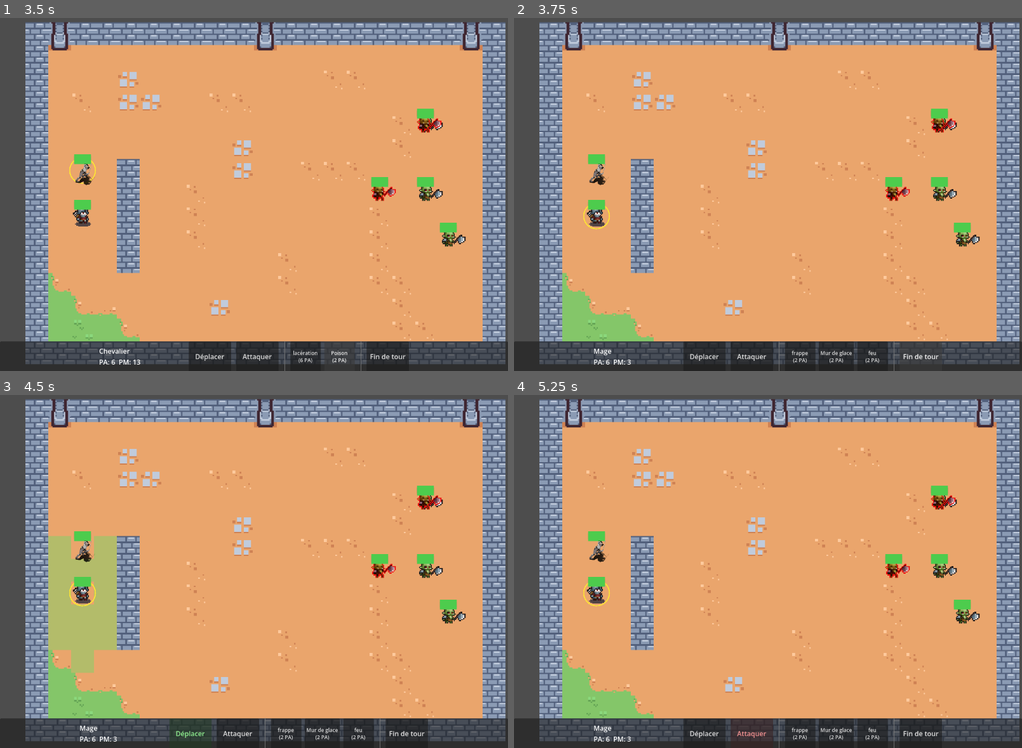
Above: before the commit, frames 1-4 (two rows, left to right).
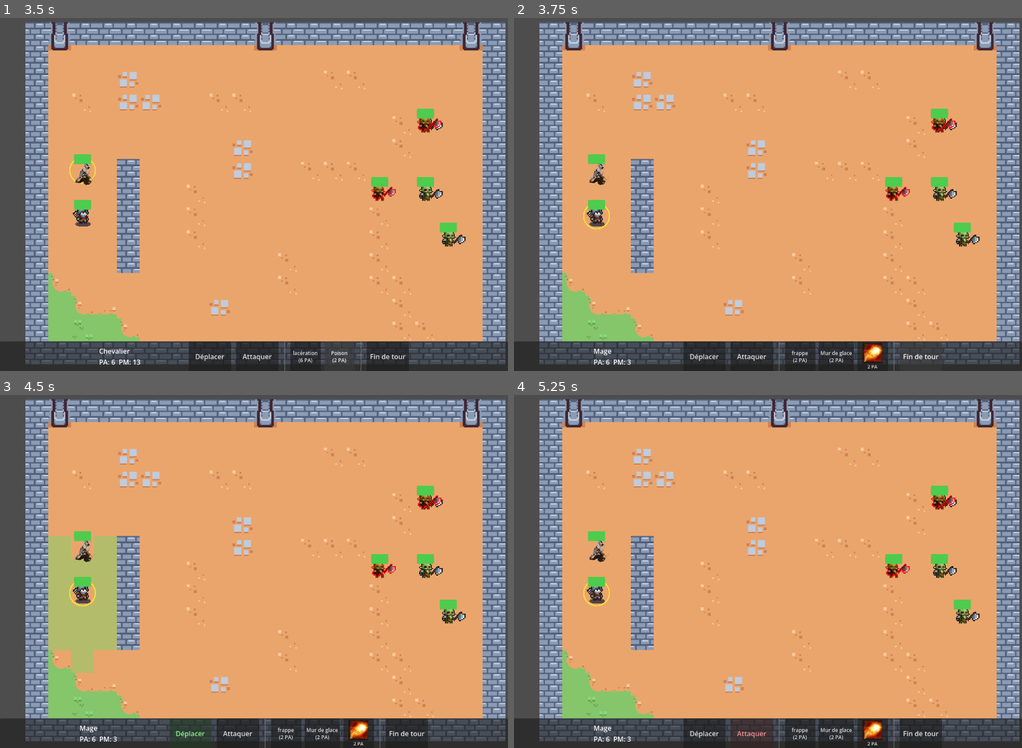
Above: after the commit, the same moments.

Repository: Essy7126/dungeon-draft-v-2
Game: Godot game, scene res://data/main.tscn
The game is run twice, just before and just after one commit, with the same random seed, the same clock (stepped at 60 frames per second) and the same inputs.
Inputs:
- Up to frame 1 (3.5 s): click "Déplacer" at 0.5 s; click "Attaquer" at 1.25 s; click "lacération (6 PA)" at 2 s; click "Poison (2 PA)" at 2.75 s
- Up to frame 2 (3.75 s): click "Fin de tour" at 3.5 s
- Up to frame 3 (4.5 s): click "Déplacer" at 4.25 s
- Up to frame 4 (5.25 s): click "Attaquer" at 5 s

Frame 1 is identical in both runs. In frame 2, 0.2% of the frame differs, in the area x 68-73%, y 92-100%; in frame 3, 0.2%; in frame 4, 0.2%.

Commit message:
boule de feu

Diff:
--- a/data/spells/boule_de_feu.tres
+++ b/data/spells/boule_de_feu.tres
@@ -1,11 +1,13 @@
 [gd_resource type="Resource" script_class="Spell" format=3 uid="uid://b87ak8kotokmw"]
 
+[ext_resource type="Texture2D" uid="uid://d1lofy3ruhg54" path="res://asset/icone/boule de feu.png" id="1_7k23c"]
 [ext_resource type="Script" uid="uid://bd5080ch70ymn" path="res://data/spell.gd" id="1_y40te"]
 [ext_resource type="Resource" uid="uid://d135dg0elxcx5" path="res://data/terrain/lave.tres" id="2_jpltc"]
 
 [resource]
 script = ExtResource("1_y40te")
 spell_name = "feu"
+icon = ExtResource("1_7k23c")
 spell_range = 14
 can_target_free_cell = true
 aoe_shape = 1
Binary file added: asset/icone/boule de feu.png
Not shown, added: asset/icone/boule de feu.png.import
